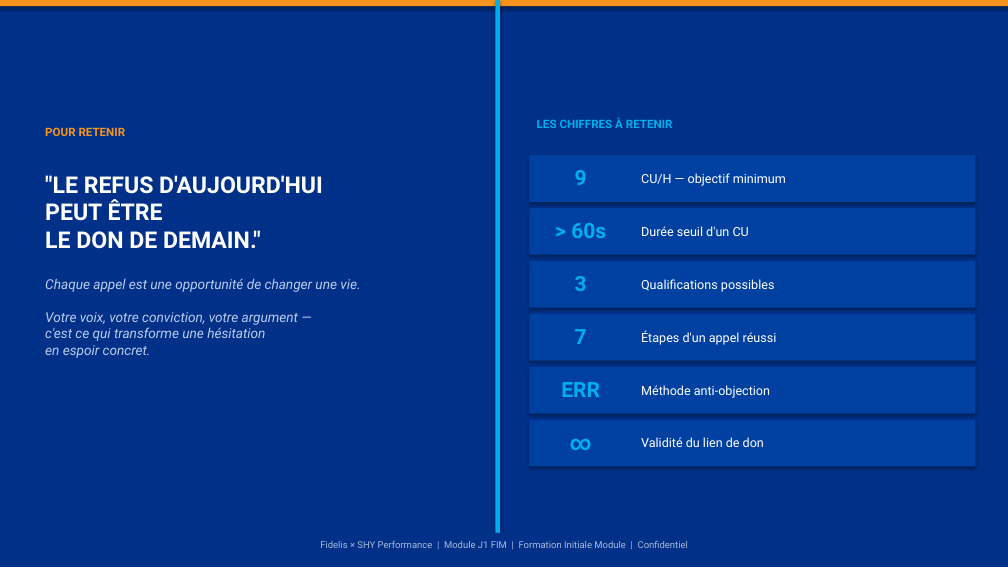
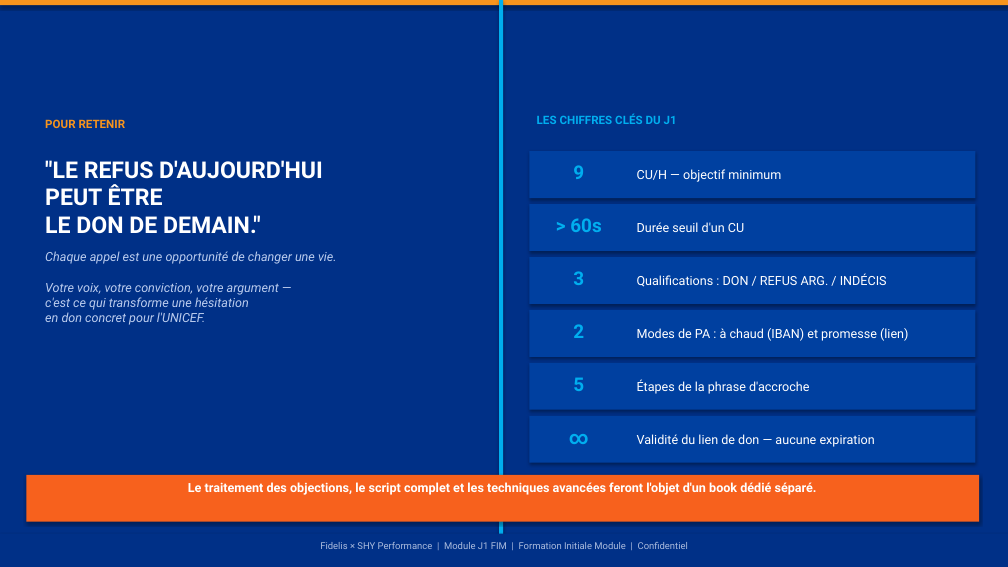
Before and after one commit to madsenfatou-code/fatou, a slide deck: slide 13 of J1_FIM_Fidelis_Formation.pptx (slide 20 before the commit). Drawn at 1008x567 pixels with LibreOffice and Linux fonts; fonts in the diff are those of the drawing. Boxes give left, top, right and bottom in pixels: in the first picture for what was removed or moved away, otherwise in the second. Text is boxed around its words. In the diff, an @@ line names an element or a change of style, - is before the commit and + after.

```diff
--- a/J1_FIM_Fidelis_Formation.pptx
+++ b/J1_FIM_Fidelis_Formation.pptx
@@ rectangle: place and size @@
-rectangle at [495, 0, 500, 567]
+rectangle at [499, 0, 504, 567]
@@ text "POUR RETENIR": place and size @@
-text "POUR RETENIR" at [45, 127, 126, 136]
+text "POUR RETENIR" at [45, 119, 126, 128]
@@ text at [537, 114, 677, 124]: text changed @@
-LES CHIFFRES À RETENIR
+LES CHIFFRES CLÉS DU J1
@@ text ""LE REFUS D'AUJOURD'HUI PEUT ÊTRE ...": place and size @@
-text ""LE REFUS D'AUJOURD'HUI PEUT ÊTRE ..." at [45, 175, 323, 249]
+text ""LE REFUS D'AUJOURD'HUI PEUT ÊTRE ..." at [45, 160, 323, 234]
@@ text "CU/H — objectif minimum": place and size @@
-text "CU/H — objectif minimum" at [641, 173, 786, 186]
+text "CU/H — objectif minimum" at [637, 169, 781, 182]
@@ text "Durée seuil d'un CU": place and size @@
-text "Durée seuil d'un CU" at [641, 226, 749, 236]
+text "Durée seuil d'un CU" at [637, 222, 744, 232]
@@ text at [45, 251, 337, 325]: text changed; size 13 to 12 pt @@
-Chaque appel est une opportunité de changer une vie.
-Votre voix, votre conviction, votre argument —
-c'est ce qui transforme une hésitation
-en espoir concret.
+Chaque appel est une opportunité de changer une vie.
+Votre voix, votre conviction, votre argument —
+c'est ce qui transforme une hésitation
+en don concret pour l'UNICEF.
@@ text at [637, 273, 887, 287]: text changed @@
-Qualifications possibles
+Qualifications : DON / REFUS ARG. / INDÉCIS
@@ text at [573, 324, 584, 338]: text changed; size 20 to 18 pt @@
-7
+2
@@ text at [637, 328, 908, 341]: text changed @@
-Étapes d'un appel réussi
+Modes de PA : à chaud (IBAN) et promesse (lien)
@@ 6 rectangles: place and size @@
-6 rectangles at [529, 155, 975, 467]
+6 rectangles at [529, 151, 975, 463]
@@ text at [573, 377, 584, 391]: text changed; size 20 to 18 pt @@
-ERR
+5
@@ text at [637, 379, 810, 394]: text changed @@
-Méthode anti-objection
+Étapes de la phrase d'accroche
@@ size 20 to 18 pt in 4 elements at [573, 165, 584, 179], [570, 218, 601, 232], [573, 271, 584, 285], [535, 422, 622, 457] @@
@@ text at [637, 434, 875, 447]: text changed @@
-Validité du lien de don
+Validité du lien de don — aucune expiration
@@ rectangle: place and size @@
-rectangle at [0, 533, 1008, 567]
+rectangle at [26, 475, 979, 522]
@@ rectangle at [26, 475, 979, 522]: fill #003087 to #F7611D @@
@@ text added at [188, 482, 817, 495], 12 pt, text #FFFFFF, bold @@
+Le traitement des objections, le script complet et les techniques avancées feront l'objet d'un book dédié séparé.
@@ rectangle added at [0, 534, 1008, 567], fill #003087 @@
```
Also in this commit, not shown: 10 other slides changed, 2 slides added, 9 slides removed, 1 other file.
